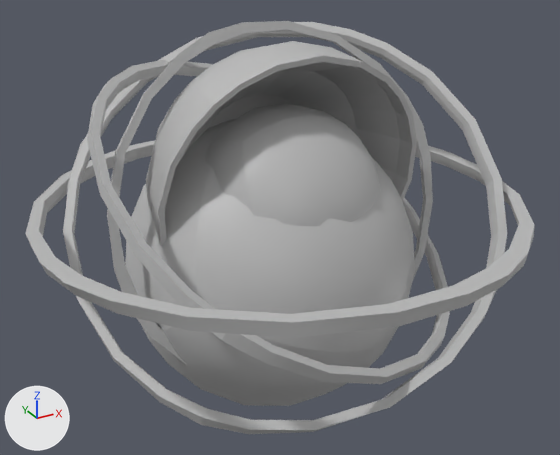
An edit to the FBX model Assets/Prefab/Emitters/emettitore_sfera.fbx, drawn before and after from the same camera.
Both versions are drawn from a 50 mm lens placed at (-0.0243, -0.044, 0.0222), pointed at (-0.0003, -0.0003, 0.0004). The axes (+X, +Y, +Z) are drawn at lower left. The lights are the same throughout. Both versions are drawn at frame 125 of the action 'Take 001'; the numbers are the values there.
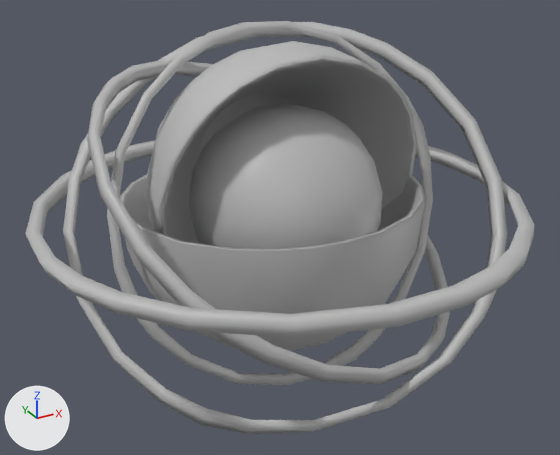
Where the change shows, as pixel boxes [x1, y1, x2, y2] in the pictures (560 x 455 px):
'polySurface1', turned: before [125, 120, 415, 406]; after [120, 174, 426, 351]
part 1 of me_mesh_004, shading changed: [63, 22, 507, 434] in both
part 2 of me_mesh_003, shading changed: [26, 140, 534, 338] in both

What changed in the scene script:
```text
Change me_mesh_004:
    where me_mesh_004.from_pydata(...)  # 120 vertices, 240 faces; spans x -1.53..1.53, y -1.48..1.48, z -0.43..0.43
    used by ob_polysurface6; parent = ob_orb1; location = (-0.0112, 0.0182, 0.0377); rotation_euler = (2.618, -0.524, 0.0), in degrees (150, -30, 0)
    me_mesh_004 part 1: edges marked sharp go from 220 to 0
Change me_mesh_003:
    where me_mesh_003.from_pydata(...)  # 120 vertices, 240 faces; spans x -1.69..1.69, y -0.05..0.05, z -1.7..1.7
    used by ob_polysurface5; parent = ob_orb1; location = (-0.0124, 0.0402, 0.0018)
    me_mesh_003 part 2: edges marked sharp go from 220 to 0
Change ob_polysurface1:
    ob_polysurface1.rotation_euler: (-2.618, 0.0, 0.0) -> (-0.44, 0.0569, 0.0295)  # degrees (-150, 0, 0) -> degrees (-25, 3.3, 1.7)
```
